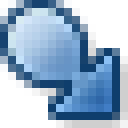
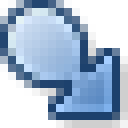
Two versions of the same layered image (128 × 128). Layer-by-layer changes:
pixels changed over <box>0,0,120,120</box> (layer not identified)
